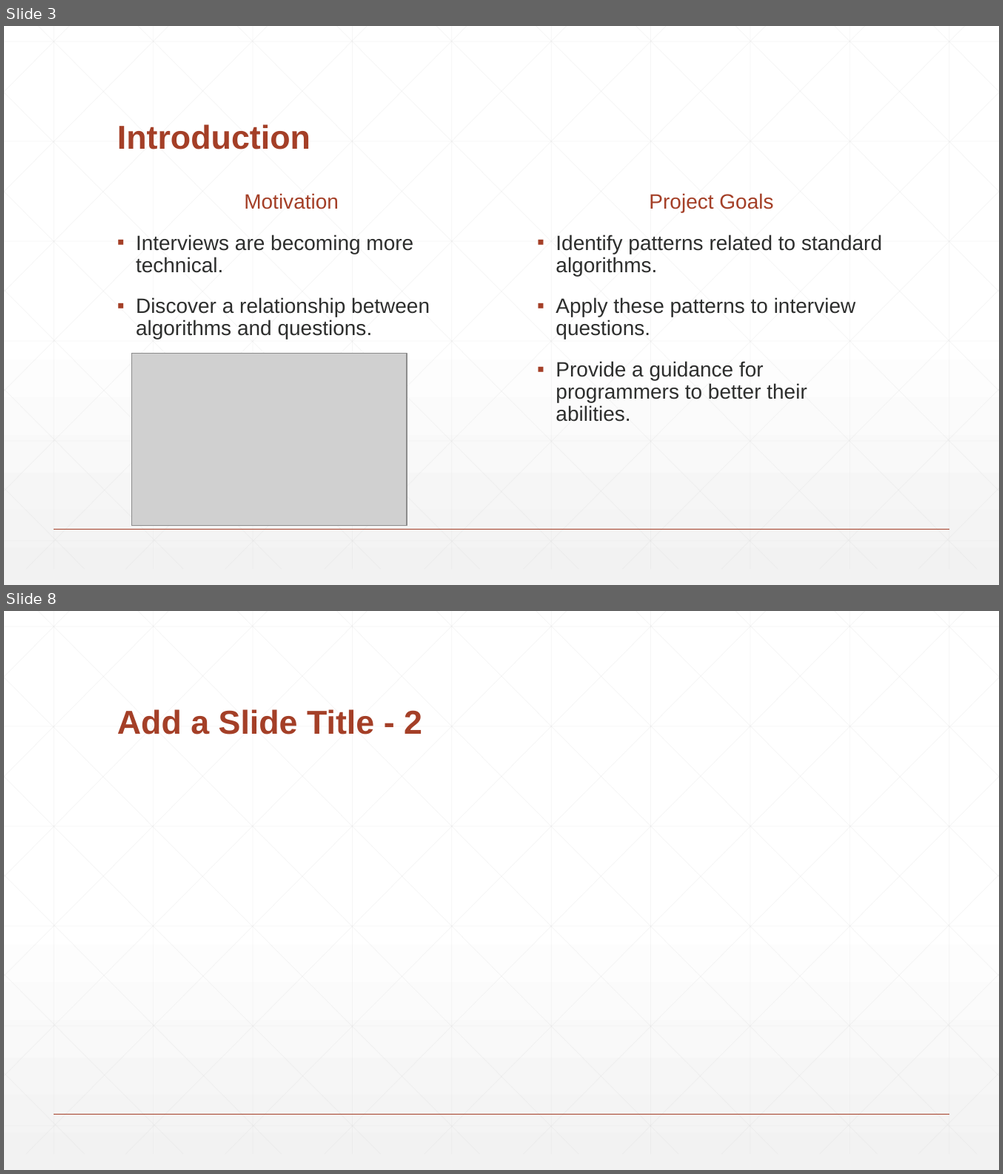
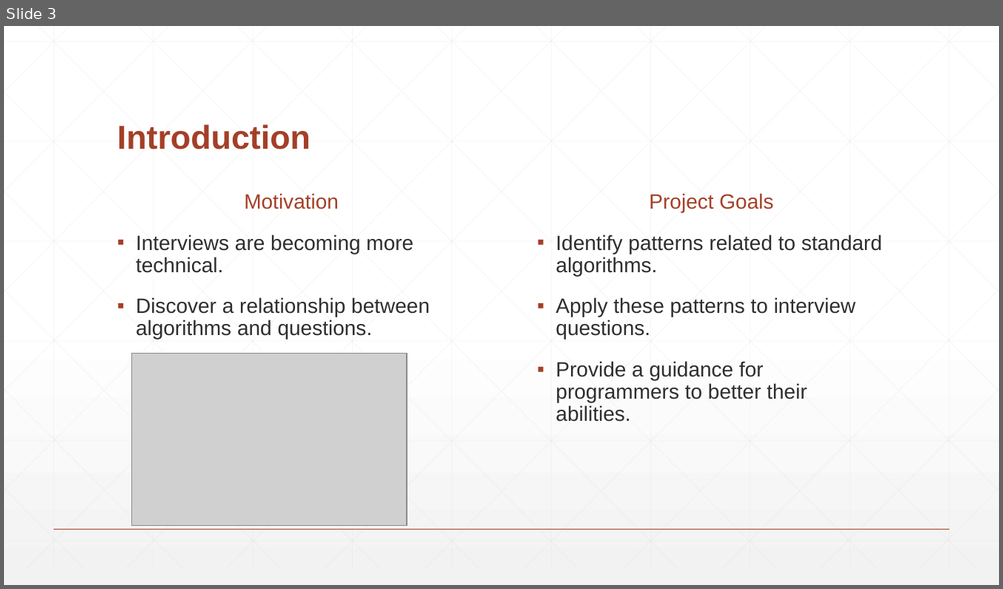
Before and after one commit to Demostroyer/interview-project, a slide deck: presentation/New Thesis Presentation.pptx. Shown one above the other, each under a label of ours: slides 3 and 8 before the commit, slide 3 after it; the slides between them are not shown. The pictures are 1003x1174 and 1003x589 pixels, drawn with LibreOffice and Linux fonts; fonts in the diff are those of the drawing; grey boxes stand for pictures. Boxes give left, top, right and bottom in pixels: in the first picture for what was removed or moved away, otherwise in the second. Text is boxed around its words. In the diff, an @@ line names an element or a change of style, - is before the commit and + after.

```diff
--- a/presentation/New Thesis Presentation.pptx
+++ b/presentation/New Thesis Presentation.pptx
@@ slide 8 removed at (4, 611, 999, 1170), background gradient #FFFFFF to #F2F2F2; not listed: 47 template elements that a slide beside it also shows @@
@@ title removed at (117, 709, 422, 735) @@
-Add a Slide Title - 2
```
Also in this commit, not shown: 5 slides changed, 4 slides added, 4 other slides removed.
